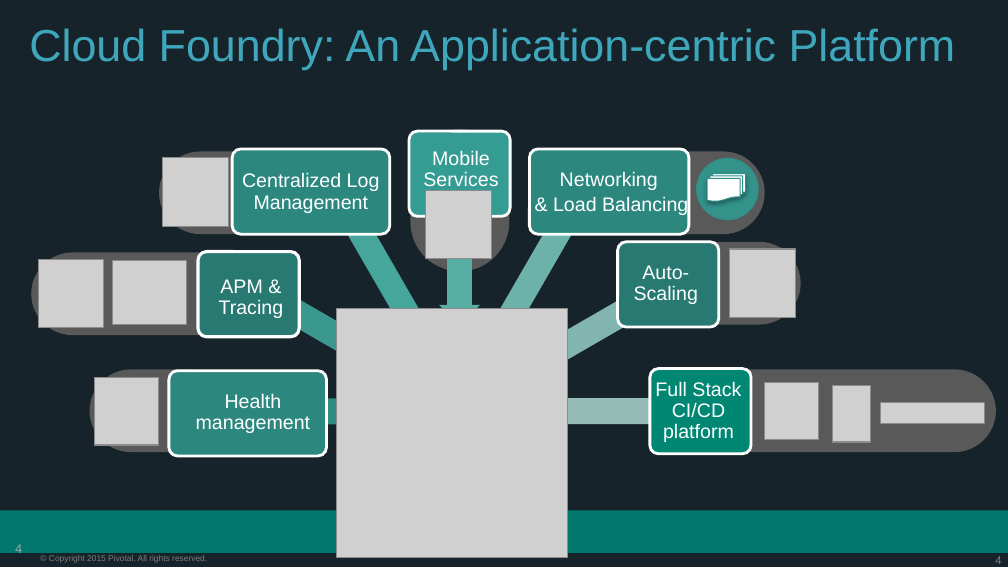
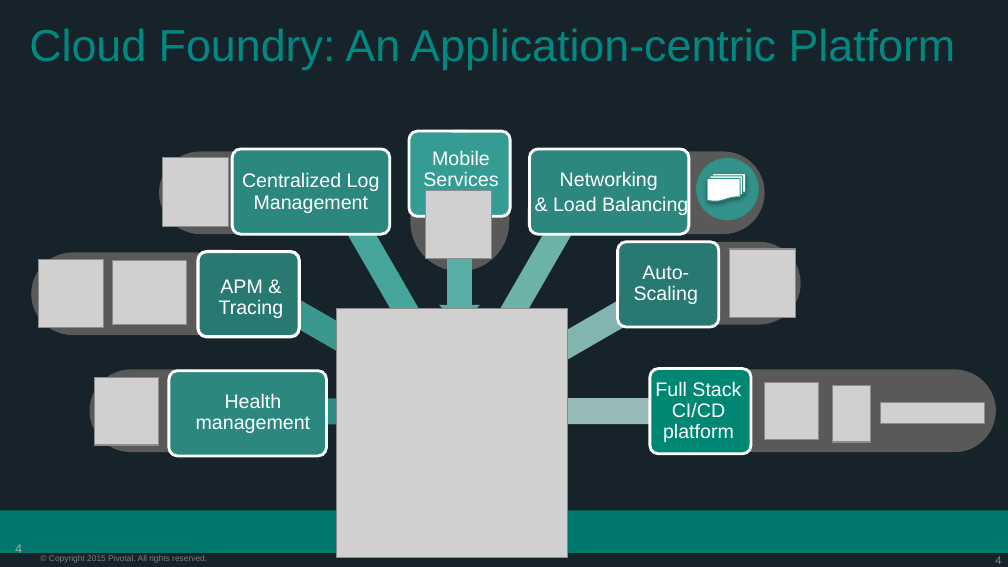
Before and after one commit to phopper-pivotal/NBCU-PCF-Workshop-101, a slide deck: slide 4 of presentations/Session_8_PCF101.pptx. Drawn at 1008x567 pixels with LibreOffice and Linux fonts; fonts in the diff are those of the drawing; grey boxes stand for pictures; background and template pictures are left out. Boxes give left, top, right and bottom in pixels: in the first picture for what was removed or moved away, otherwise in the second. Text is boxed around its words. In the diff, an @@ line names an element or a change of style, - is before the commit and + after.

```diff
--- a/presentations/Session_8_PCF101.pptx
+++ b/presentations/Session_8_PCF101.pptx
@@ title "Cloud Foundry: An Application-centric Platform" at bbox=[29, 28, 956, 70]: text colour #3EA7BC to #008881 @@
```
Also in this commit, not shown: 5 other slides changed, 2 other files.
